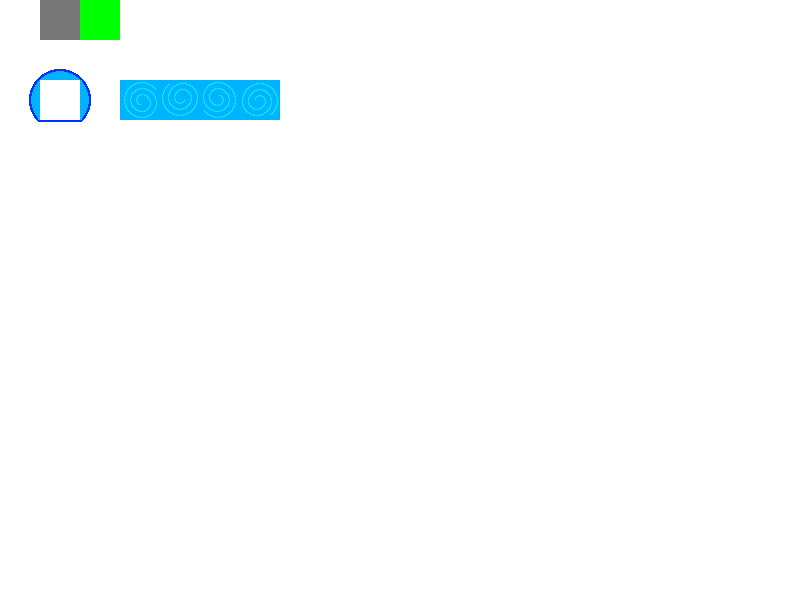
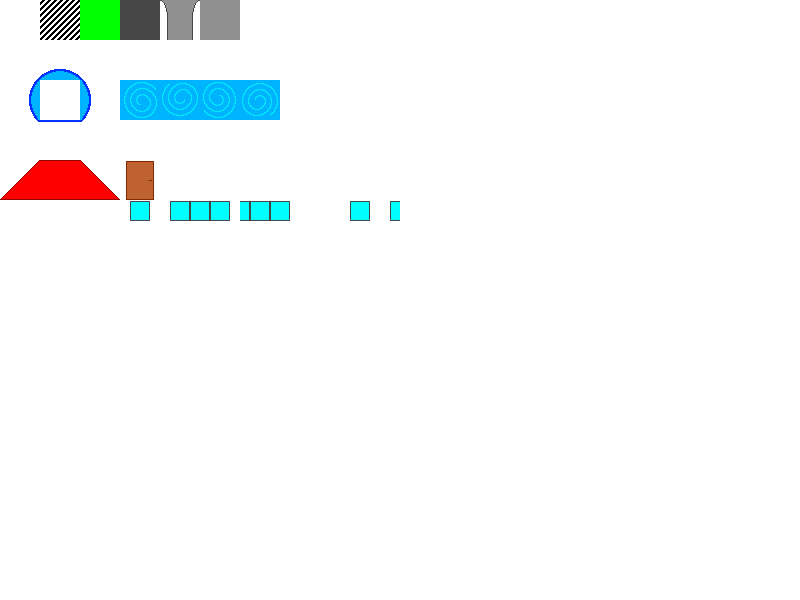
Revision of a layered (800, 600) image; what changed, layer by layer:
added layer "tile #109" in group "Tileset" over [360, 201, 400, 221]
added layer "tile #108" in group "Tileset" over [350, 201, 360, 221]
added layer "tile #107" in group "Tileset" over [280, 201, 290, 221]
added layer "tile #106" in group "Tileset" over [240, 201, 280, 221]
added layer "tile #105" in group "Tileset" over [200, 201, 230, 221]
added layer "tile #104" in group "Tileset" over [170, 201, 200, 221]
added layer "tile #103" in group "Tileset" over [130, 201, 150, 221]
added layer "tile #83" in group "Tileset" over [126, 161, 154, 200]
added layer "tile #82" in group "Tileset" over [80, 160, 120, 200]
added layer "tile #81" in group "Tileset" over [40, 160, 80, 200]
added layer "tile #80" in group "Tileset" over [0, 160, 40, 200]
added layer "tile #5" in group "Tileset" over [200, 0, 240, 40]
added layer "tile #4" in group "Tileset" over [160, 0, 200, 40]
added layer "tile #3" in group "Tileset" over [120, 0, 160, 40]
painted on "tile #1" over [40, 0, 80, 40]
